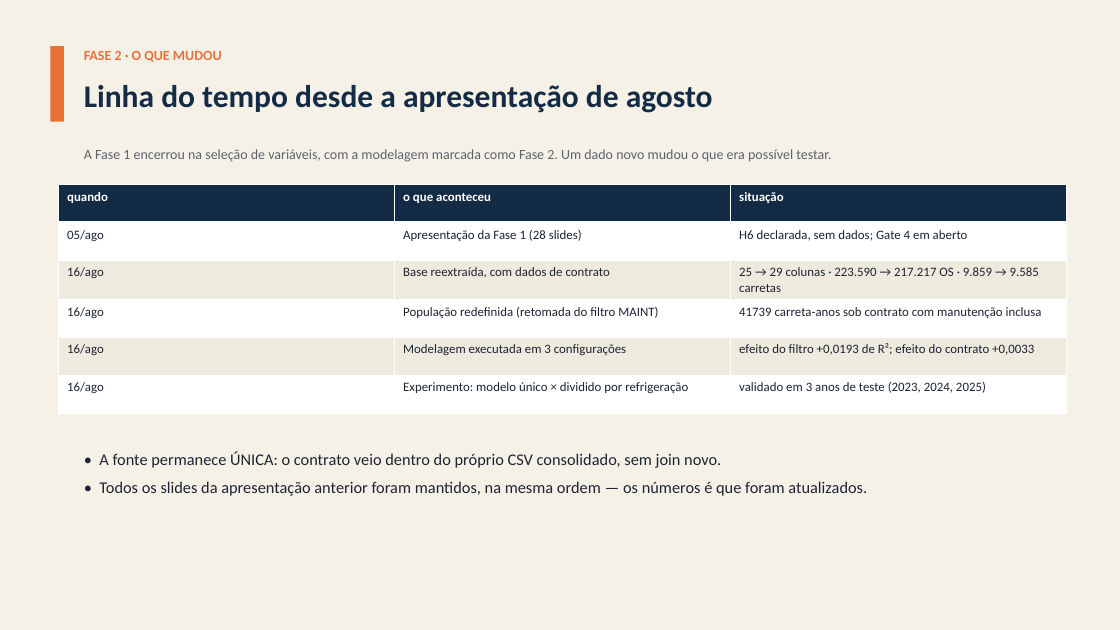
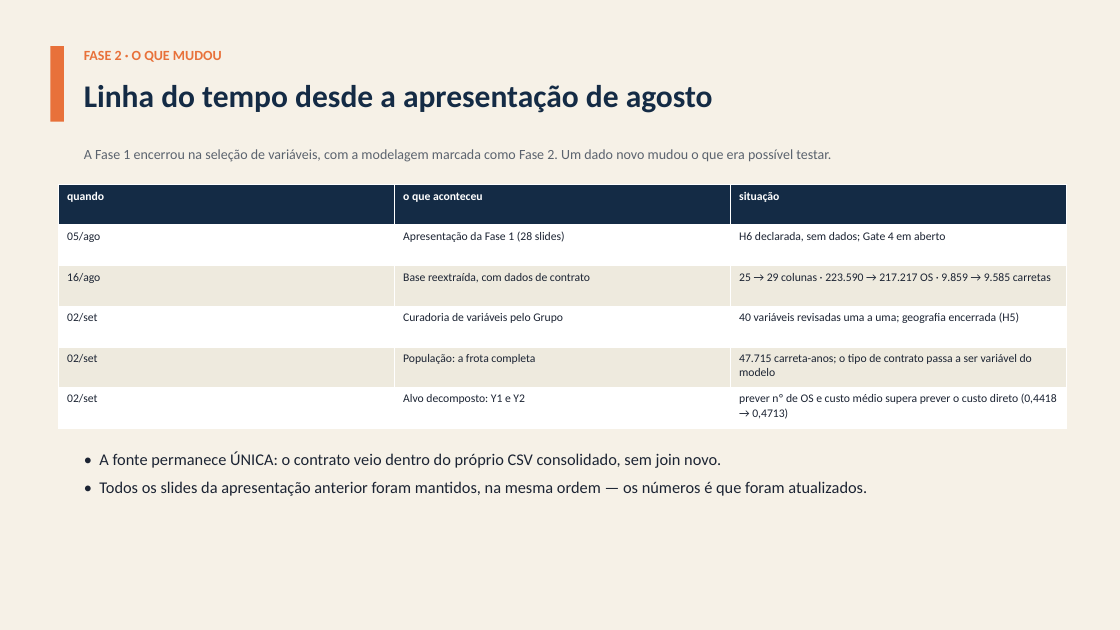
Before and after one commit to giovanicani/quatro_norte, a slide deck: slide 35 of docs/entregas/Apresentacao_QuatroNorte_Fase2.pptx. Drawn at 1120x630 pixels with LibreOffice and Linux fonts; fonts in the diff are those of the drawing. Boxes give left, top, right and bottom in pixels: in the first picture for what was removed or moved away, otherwise in the second. Text is boxed around its words. In the diff, an @@ line names an element or a change of style, - is before the commit and + after.

```diff
--- a/docs/entregas/Apresentacao_QuatroNorte_Fase2.pptx
+++ b/docs/entregas/Apresentacao_QuatroNorte_Fase2.pptx
@@ table at [59, 185, 1067, 429] @@
-row 4: 16/ago | População redefinida (retomada do filtro MAINT) | 41739 carreta-anos sob contrato com manutenção inclusa
+row 4: 02/set | Curadoria de variáveis pelo Grupo | 40 variáveis revisadas uma a uma; geografia encerrada (H5)
-row 5: 16/ago | Modelagem executada em 3 configurações | efeito do filtro +0,0193 de R²; efeito do contrato +0,0033
+row 5: 02/set | População: a frota completa | 47.715 carreta-anos; o tipo de contrato passa a ser variável do modelo
-row 6: 16/ago | Experimento: modelo único × dividido por refrigeração | validado em 3 anos de teste (2023, 2024, 2025)
+row 6: 02/set | Alvo decomposto: Y1 e Y2 | prever nº de OS e custo médio supera prever o custo direto (0,4418 → 0,4713)
@@ size 11 to 10 pt in "quando", "o que aconteceu", "situação", "05/ago" and 5 more places @@
```
Also in this commit, not shown: 16 other slides changed, 3 slides added, 4 slides removed, 1 other file.
